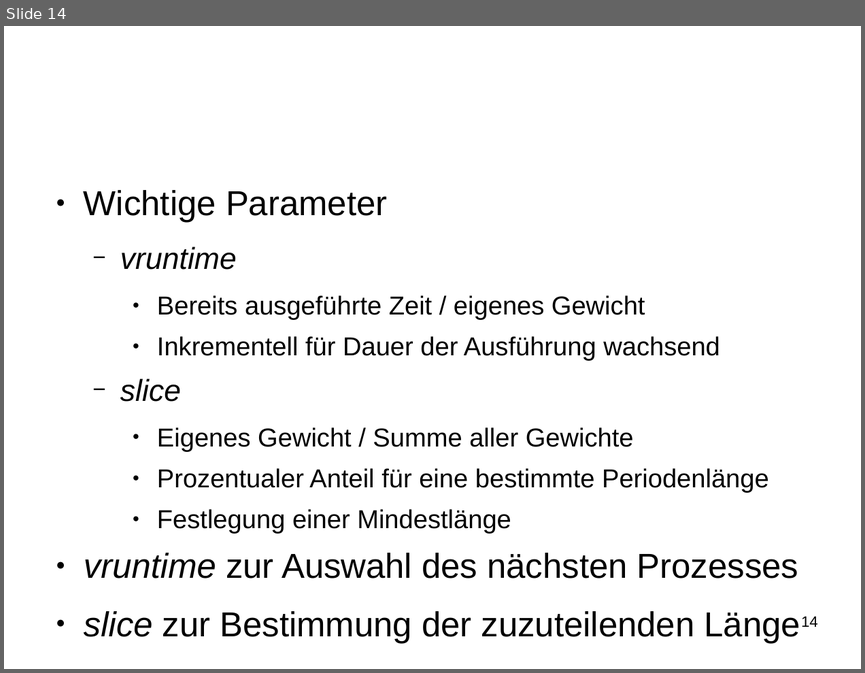
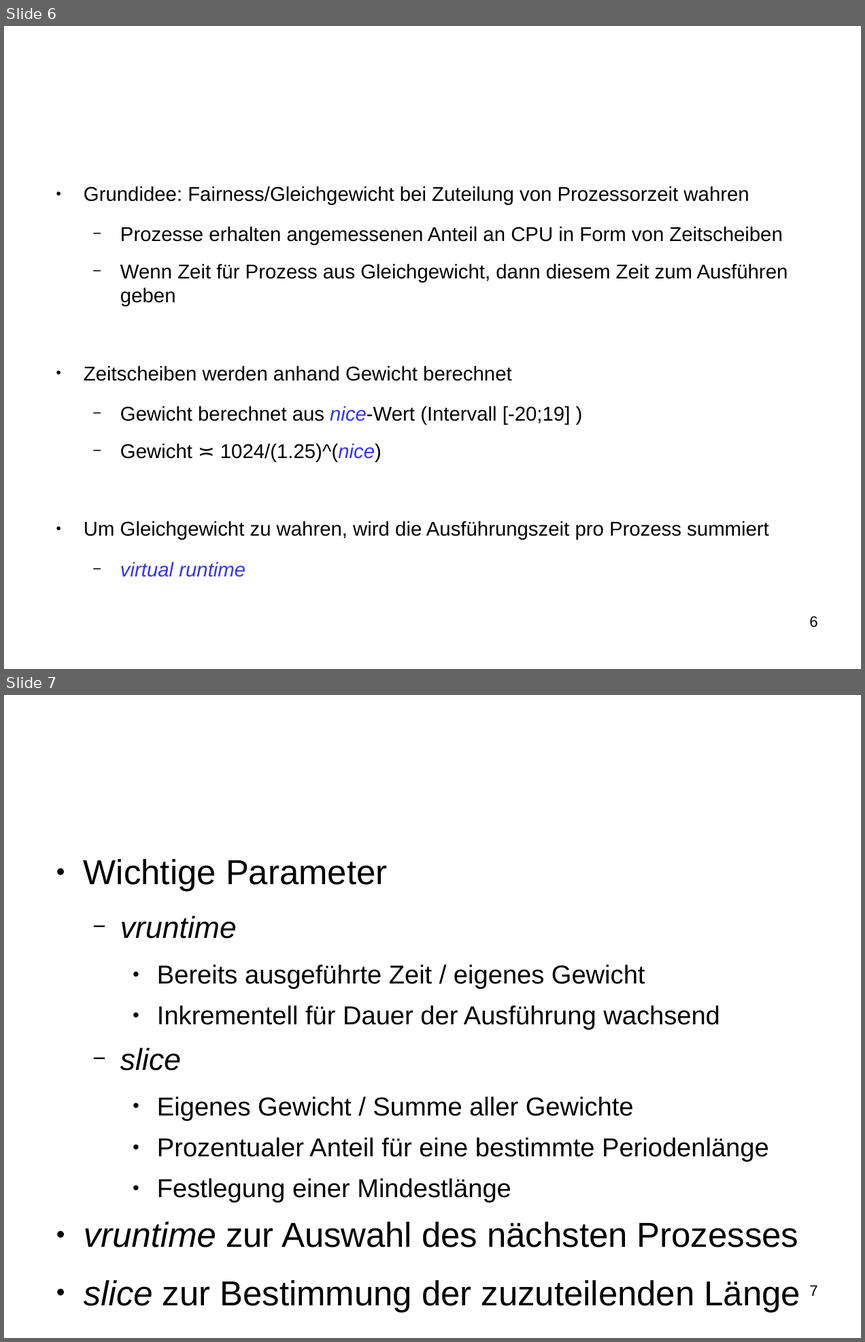
Before and after one commit to SeminararbeitCFS/main, a slide deck: vortrag/vortrag_CFS.odp. Shown one above the other, each under a label of ours: slide 14 before the commit, slides 6 and 7 after it. The pictures are 865x673 and 865x1342 pixels, drawn with LibreOffice and Linux fonts; fonts in the diff are those of the drawing; background and template pictures are left out. Boxes give left, top, right and bottom in pixels: in the first picture for what was removed or moved away, otherwise in the second. Text is boxed around its words. In the diff, an @@ line names an element or a change of style, - is before the commit and + after.

```diff
--- a/vortrag/vortrag_CFS.odp
+++ b/vortrag/vortrag_CFS.odp
@@ slide 6 added at <box>4,26,861,669</box>, background #FFFFFF @@
@@ title added at <box>47,50,644,156</box>, 47.6 pt, text #FFFFFF @@
+Funktionsweise CFS
@@ text added at <box>84,186,788,539</box>, 18.5 pt, text #000000 @@
+● Grundidee: Fairness/Gleichgewicht bei Zuteilung von Prozessorzeit wahren
+  − Prozesse erhalten angemessenen Anteil an CPU in Form von Zeitscheiben
+  − Wenn Zeit für Prozess aus Gleichgewicht, dann diesem Zeit zum Ausführen geben
+● Zeitscheiben werden anhand Gewicht berechnet
+  − Gewicht berechnet aus nice-Wert (Intervall [-20;19] )
+  − Gewicht ≍ 1024/(1.25)^(nice)
+● Um Gleichgewicht zu wahren, wird die Ausführungszeit pro Prozess summiert
+  − virtual runtime
@@ page number added at <box>809,616,817,627</box>, 14 pt, text #000000 @@
+6
@@ what was slide 14 is now slide 7 @@
@@ page number at <box>809,1285,817,1295</box>: text changed @@
-14
+7
```
Also in this commit, not shown: 4 slides changed, 2 other slides added, 7 slides removed, 4 other files.
